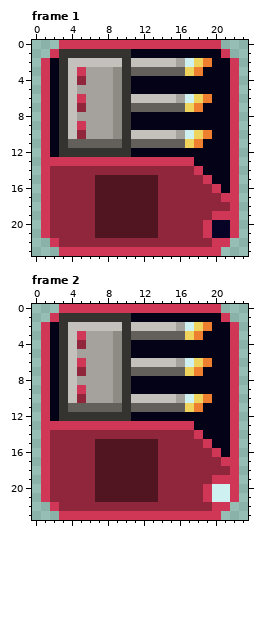
File history of a pixel-art file, Art/Textures/Tiles/RedTiles/broadside.aseprite. The picture above is the old version.
24x24 pixels, 2 frames. Shown: frame 1, frame 2.
And afterwards:
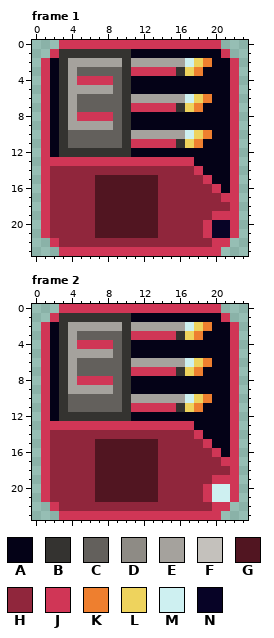
Palette (. is transparent): A #040217  B #343330  C #63605c  D #8e8b85  E #a5a29d  F #c4c1bc  G #511521  H #90263c  J #d03656  K #ee7f2f  L #eed35d  M #cef0f1  N #070326
What changed:
Frame 1:
The author changed colour C to colour B in row 3 at x 16; in row 7 at x 16; in row 11 at x 16.
The author changed colour D to colour C in rows 3 to 10 at x 9.
The author changed colour E to colour C in row 3 at x 6 to 8; in rows 6 to 7 at x 6 to 8; in row 10 at x 6 to 8.
The author changed colour F to colour C in row 10 at x 4.
The author changed colour H to colour C in row 7 at x 5; in row 10 at x 5.
The author changed colour J to colour C in row 3 at x 5; in row 6 at x 5.
The author changed colour F to colour E in row 2 at x 4 to 9 and 11 to 15; in rows 3 to 5 at x 4; in row 6 at x 4 and 11 to 15; in rows 7 to 9 at x 4; in row 10 at x 11 to 15.
The author changed colour J to colour E in row 9 at x 5.
The author changed colour C to colour J in row 3 at x 11 to 15; in row 7 at x 11 to 15; in row 11 at x 11 to 15.
The author changed colour E to colour J in row 4 at x 6 to 8; in row 8 at x 5 to 8.
The author changed colour H to colour J in row 4 at x 5.
Frame 2: the same change as frame 1
Changed places in both pictures, as pixel boxes (x1, y1, x2, y2):
changed: (68, 58, 185, 148)
changed: (68, 322, 185, 412)
